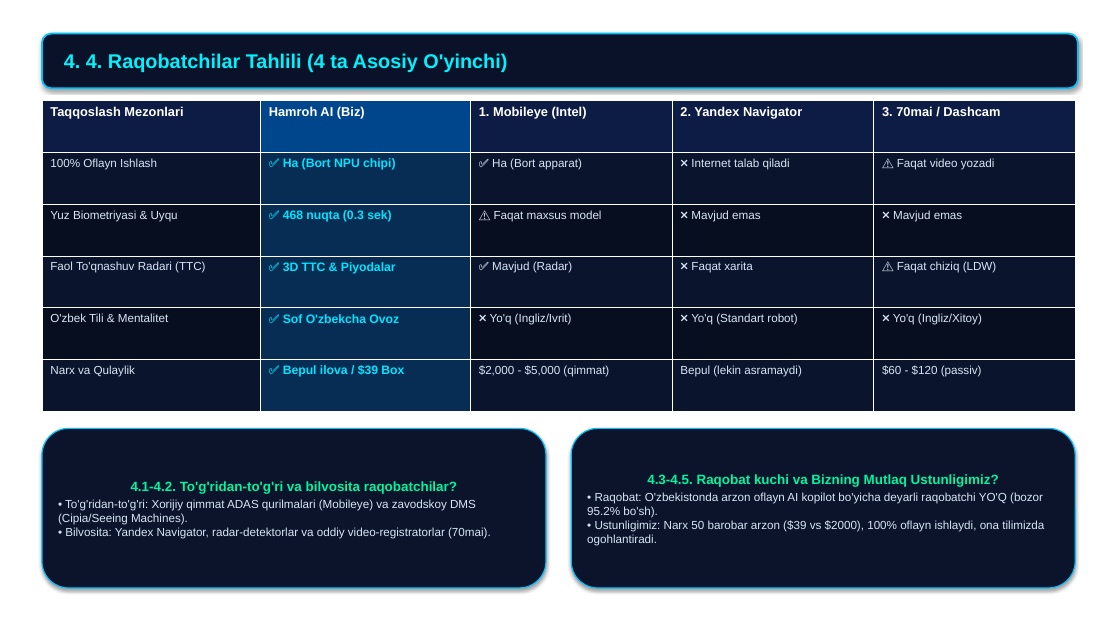
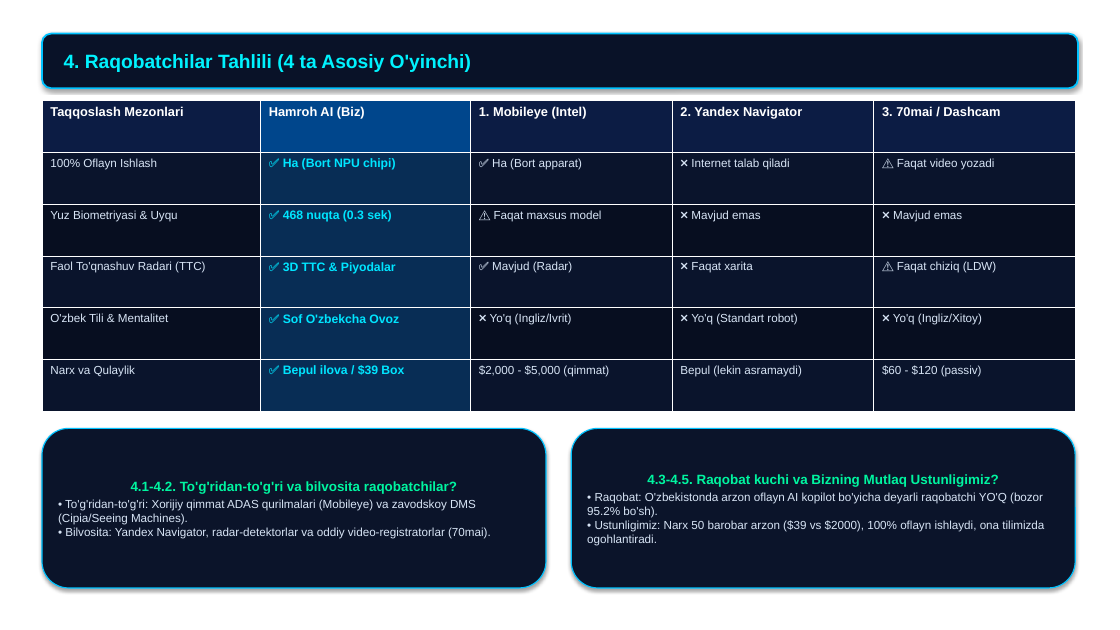
Before and after one commit to abdukamolismoilov5-dotcom/hamroh-ai, a slide deck: slide 7 of docs/presentations/1_HamrohAI_Canva_Shablon_Taqdimot_7000$.pptx. Drawn at 1120x630 pixels with LibreOffice and Linux fonts; fonts in the diff are those of the drawing; background and template pictures are left out. Boxes give left, top, right and bottom in pixels: in the first picture for what was removed or moved away, otherwise in the second. Text is boxed around its words. In the diff, an @@ line names an element or a change of style, - is before the commit and + after.

```diff
--- a/docs/presentations/1_HamrohAI_Canva_Shablon_Taqdimot_7000$.pptx
+++ b/docs/presentations/1_HamrohAI_Canva_Shablon_Taqdimot_7000$.pptx
@@ text in rounded rectangle at bbox=[64, 54, 471, 72]: text changed; size 17 to 16.5 pt @@
-4. 4. Raqobatchilar Tahlili (4 ta Asosiy O'yinchi)
+4. Raqobatchilar Tahlili (4 ta Asosiy O'yinchi)
```
Also in this commit, not shown: 9 other slides changed, 2 other files.
